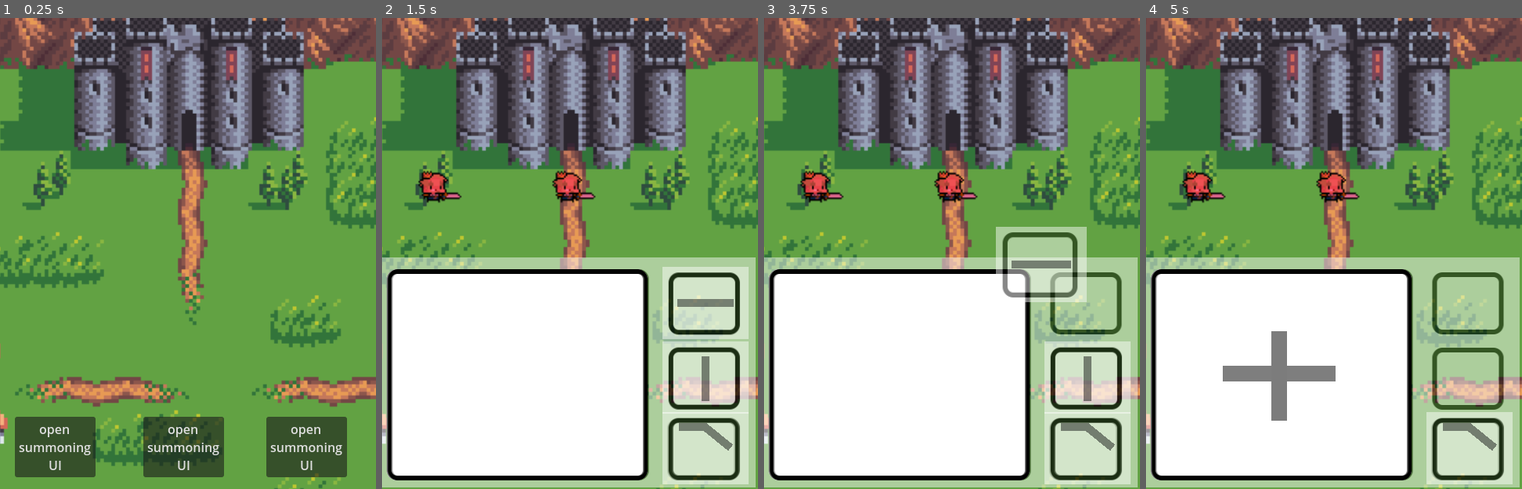
Above: before the commit, frames 1-4 (left to right).
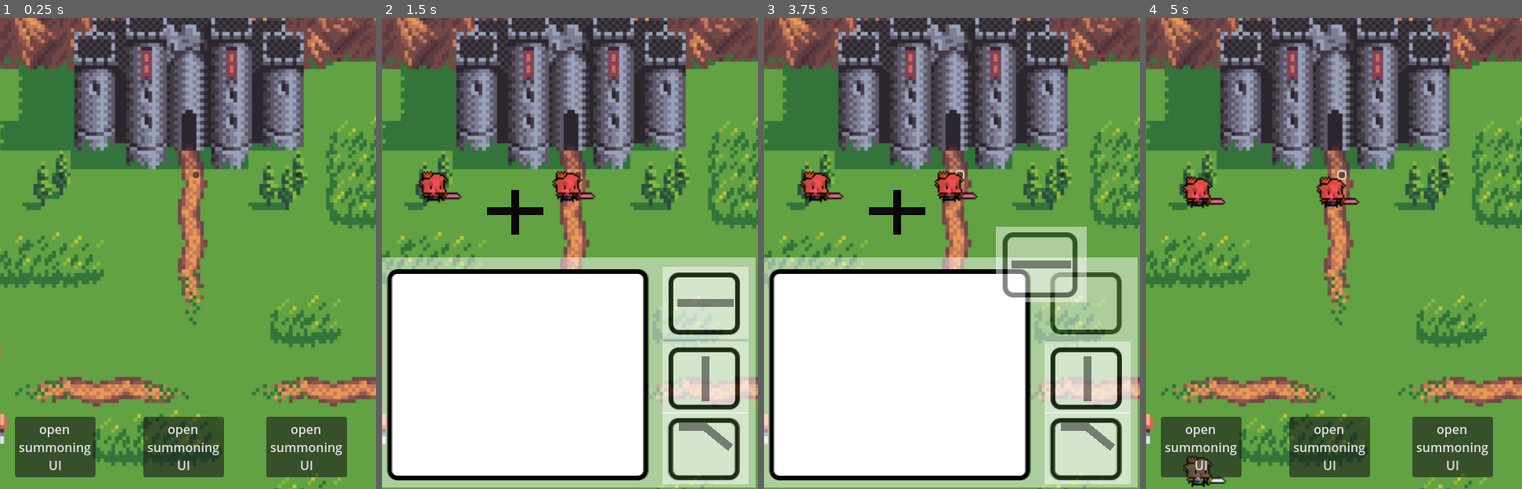
Above: after the commit, the same moments.

Repository: roverem/ludum-dare-55
Game: Godot game, scene res://game.tscn
The game is run twice, just before and just after one commit, with the same random seed, the same clock (stepped at 60 frames per second) and the same inputs.
Inputs (mouse positions are in pixels of both pictures, inside the frame that each line leads up to):
- Up to frame 1 (0.25 s): no input
- Up to frame 2 (1.5 s): click (577, 173) at 0.52 s; click "open summoning UI" at 1.25 s
- Up to frame 3 (3.75 s): click (959, 173) at 2.02 s; click (959, 173) at 2.77 s; tap Enter at 3.5 s; drag from (1087, 305) to (952, 187) at 3.52 s
- Up to frame 4 (5 s): drag from (1469, 375) to (1334, 187) at 4.27 s

The runs differ from the first frame. In frame 1, less than 0.1% of the frame differs, in the area x 15-81%, y 32-34%; in frame 2, 0.5%; in frame 3, 0.5%; in frame 4, 49%, in the area x 0-100%, y 32-100%.

Commit message:
progress

Diff:
--- a/panel/Rune.gd
+++ /dev/null
@@ -1,18 +0,0 @@
-class_name Rune
-extends Sprite2D
-
-@onready var lines:Node2D = $Lines
-
-var is_spawning = false
-
-func add_line(line:Line2D):
-	lines.add_child(line)
-	if get_child_count() == 3:
-		is_spawning = true
-
-func _ready():
-	lines.scale = Vector2(2,2);
-	pass
-
-func _process(delta):
-	pass
--- /dev/null
+++ b/panel/Stones.gd
@@ -0,0 +1,12 @@
+class_name Stones
+extends Sprite2D
+
+
+# Called when the node enters the scene tree for the first time.
+func _ready():
+	pass # Replace with function body.
+
+
+# Called every frame. 'delta' is the elapsed time since the previous frame.
+func _process(delta):
+	pass
--- a/panel/TestLines.tscn
+++ /dev/null
@@ -1,13 +0,0 @@
-[gd_scene load_steps=4 format=3 uid="uid://bjgog3e84rtyb"]
-
-[ext_resource type="PackedScene" uid="uid://c3yccfc6xw127" path="res://panel/line_1.tscn" id="1_71e2q"]
-[ext_resource type="PackedScene" uid="uid://b60uj3ecxalpg" path="res://panel/line_2.tscn" id="2_jxmob"]
-[ext_resource type="PackedScene" uid="uid://buy41xyjdgrlq" path="res://panel/line_3.tscn" id="3_wqpg7"]
-
-[node name="TestLines" type="Node2D"]
-
-[node name="Line1" parent="." instance=ExtResource("1_71e2q")]
-
-[node name="Line2" parent="." instance=ExtResource("2_jxmob")]
-
-[node name="Line3" parent="Line2" instance=ExtResource("3_wqpg7")]
--- /dev/null
+++ b/panel/lines/All_Lines.tres
@@ -0,0 +1,10 @@
+[gd_resource type="Resource" script_class="AllLinesResource" load_steps=5 format=3 uid="uid://bk5blejmrrg7b"]
+
+[ext_resource type="Script" path="res://panel/lines/All_Lines_resource.gd" id="1_2bvo1"]
+[ext_resource type="PackedScene" uid="uid://c3yccfc6xw127" path="res://panel/lines/line_1.tscn" id="1_3vb7w"]
+[ext_resource type="PackedScene" uid="uid://b60uj3ecxalpg" path="res://panel/lines/line_2.tscn" id="2_eahlf"]
+[ext_resource type="PackedScene" uid="uid://buy41xyjdgrlq" path="res://panel/lines/line_3.tscn" id="3_xwdy8"]
+
+[resource]
+script = ExtResource("1_2bvo1")
+lines = Array[PackedScene]([ExtResource("1_3vb7w"), ExtResource("2_eahlf"), ExtResource("3_xwdy8")])
--- /dev/null
+++ b/panel/lines/All_Lines_resource.gd
@@ -0,0 +1,5 @@
+extends Resource
+
+class_name AllLinesResource
+
+@export var lines:Array[PackedScene]
--- /dev/null
+++ b/panel/lines/TestLines.tscn
@@ -0,0 +1,13 @@
+[gd_scene load_steps=4 format=3 uid="uid://bjgog3e84rtyb"]
+
+[ext_resource type="PackedScene" uid="uid://c3yccfc6xw127" path="res://panel/lines/line_1.tscn" id="1_71e2q"]
+[ext_resource type="PackedScene" uid="uid://b60uj3ecxalpg" path="res://panel/lines/line_2.tscn" id="2_jxmob"]
+[ext_resource type="PackedScene" uid="uid://buy41xyjdgrlq" path="res://panel/lines/line_3.tscn" id="3_wqpg7"]
+
+[node name="TestLines" type="Node2D"]
+
+[node name="Line1" parent="." instance=ExtResource("1_71e2q")]
+
+[node name="Line2" parent="." instance=ExtResource("2_jxmob")]
+
+[node name="Line3" parent="Line2" instance=ExtResource("3_wqpg7")]
--- a/panel/panel.gd
+++ b/panel/panel.gd
@@ -7,7 +7,7 @@
 @onready var center_btn:Button = $CenterButton;
 @onready var right_btn:Button = $RightButton;
 
-@onready var _stones:Sprite2D = $Stones;
+@onready var _stones:Stones = $Stones;
 @onready var _rune:Rune = $Rune
 
 var current_lines:Array[PackedScene];
@@ -35,15 +35,17 @@
 
 func _on_dropped(line:PackedScene):
 
-	var line_ins = line.instantiate()
 	current_lines.append(line);
-	_rune.add_line(line_ins)
+	_rune.add_line(line)
 
 	if _rune.is_spawning:
 		confirm_spawn.emit();
 		_show_buttons();
+		_reset();
 
-
+func _reset():
+	_rune.reset();
+	current_lines = [];
 
 func _on_left_btn():
 	_trigger_click(_left_spawner);
@@ -53,7 +55,6 @@
 
 func _on_right_btn():
 	_trigger_click(_right_spawner);
-
 
 func _trigger_click(spawner:Spawner):
 	button_clicked.emit(spawner);
--- a/panel/panel.tscn
+++ b/panel/panel.tscn
@@ -1,15 +1,12 @@
-[gd_scene load_steps=9 format=3 uid="uid://cp54kh41jj70m"]
+[gd_scene load_steps=8 format=3 uid="uid://cp54kh41jj70m"]
 
 [ext_resource type="Texture2D" uid="uid://c78vvxnxs7vvj" path="res://panel/panel_drawing.png" id="1_21pkk"]
 [ext_resource type="Script" path="res://panel/panel.gd" id="1_xg510"]
-[ext_resource type="PackedScene" uid="uid://g00ong545pei" path="res://panel/stone.tscn" id="3_3vak4"]
-[ext_resource type="Script" path="res://panel/Rune.gd" id="3_ubmoh"]
-[ext_resource type="PackedScene" uid="uid://b60uj3ecxalpg" path="res://panel/line_2.tscn" id="4_3jcq2"]
-[ext_resource type="PackedScene" uid="uid://buy41xyjdgrlq" path="res://panel/line_3.tscn" id="5_gah57"]
-[ext_resource type="Texture2D" uid="uid://fnhltj1dghp6" path="res://panel/rune.png" id="6_2cw0n"]
-
-[sub_resource type="RectangleShape2D" id="RectangleShape2D_dhmv8"]
-size = Vector2(337, 273)
+[ext_resource type="PackedScene" uid="uid://cxubb5u016ja0" path="res://panel/rune/rune.tscn" id="2_7uye3"]
+[ext_resource type="PackedScene" uid="uid://g00ong545pei" path="res://panel/stone/stone.tscn" id="3_3vak4"]
+[ext_resource type="PackedScene" uid="uid://b60uj3ecxalpg" path="res://panel/lines/line_2.tscn" id="4_3jcq2"]
+[ext_resource type="Script" path="res://panel/Stones.gd" id="4_7gyfi"]
+[ext_resource type="PackedScene" uid="uid://buy41xyjdgrlq" path="res://panel/lines/line_3.tscn" id="5_gah57"]
 
 [node name="Panel" type="Node2D" node_paths=PackedStringArray("_stone_1", "_stone_2", "_stone_3")]
 script = ExtResource("1_xg510")
@@ -47,34 +44,21 @@
 UI"
 metadata/_edit_use_anchors_ = true
 
-[node name="Rune" type="Sprite2D" parent="."]
-position = Vector2(-1, -0.5)
-texture = ExtResource("6_2cw0n")
-script = ExtResource("3_ubmoh")
-
-[node name="Area2D" type="Area2D" parent="Rune" groups=["dropable"]]
-
-[node name="CollisionShape2D" type="CollisionShape2D" parent="Rune/Area2D"]
-position = Vector2(2.5, -0.5)
-shape = SubResource("RectangleShape2D_dhmv8")
-
-[node name="Lines" type="Node2D" parent="Rune"]
+[node name="Rune" parent="." instance=ExtResource("2_7uye3")]
 
 [node name="Stones" type="Sprite2D" parent="."]
 modulate = Color(1, 1, 1, 0.470588)
 position = Vector2(67, -2.5)
 texture = ExtResource("1_21pkk")
+script = ExtResource("4_7gyfi")
 
-[node name="stone_1" parent="Stones" node_paths=PackedStringArray("dropable_area") instance=ExtResource("3_3vak4")]
+[node name="stone_1" parent="Stones" instance=ExtResource("3_3vak4")]
 position = Vector2(175, -88)
-dropable_area = NodePath("../../Rune/Area2D")
 
-[node name="stone_2" parent="Stones" node_paths=PackedStringArray("dropable_area") instance=ExtResource("3_3vak4")]
+[node name="stone_2" parent="Stones" instance=ExtResource("3_3vak4")]
 position = Vector2(175, 7)
 line = ExtResource("4_3jcq2")
-dropable_area = NodePath("../../Rune/Area2D")
 
-[node name="stone_3" parent="Stones" node_paths=PackedStringArray("dropable_area") instance=ExtResource("3_3vak4")]
+[node name="stone_3" parent="Stones" instance=ExtResource("3_3vak4")]
 position = Vector2(175, 97)
 line = ExtResource("5_gah57")
-dropable_area = NodePath("../../Rune/Area2D")
--- /dev/null
+++ b/panel/rune/Rune.gd
@@ -0,0 +1,49 @@
+class_name Rune
+extends Sprite2D
+
+@onready var lines:Node2D = $LinesDrawing
+@onready var lines_ref:Node2D = $LineReference
+
+@export var curr_completed:RuneCompletedResource;
+
+var line_instances:Array[PackedScene]
+
+var is_spawning = false
+
+func add_line(line:PackedScene):
+	line_instances.append(line)
+	var line_ins = line.instantiate()
+	lines.add_child(line_ins)
+	_check_lines();
+
+
+func _ready():
+	print(curr_completed.all_lines.lines);
+	print(curr_completed.completed)
+	line_instances = []
+
+	for linePack in curr_completed.completed:
+		lines_ref.add_child( linePack.instantiate() )
+
+	lines.scale = Vector2(2,2);
+
+func _check_lines():
+	#if lines.get_child_count() == 3:
+	var matched:int = 0;
+	var to_match:int = len(curr_completed.completed);
+
+	for l in line_instances:
+		var matches:bool = false;
+		for i in curr_completed.completed:
+			if l == i:
+				matched += 1
+
+	if matched == to_match:
+		is_spawning = true
+
+func reset():
+	line_instances = [];
+	for c in lines_ref.get_children():
+		lines_ref.remove_child(c);
+	for c2 in lines.get_children():
+		lines.remove_child(c2)
--- /dev/null
+++ b/panel/rune/RuneCompleted.gd
@@ -0,0 +1,7 @@
+extends Resource
+
+class_name RuneCompletedResource
+
+@export var completed:Array[PackedScene]
+
+var all_lines:AllLinesResource = preload("res://panel/lines/All_Lines.tres")
--- /dev/null
+++ b/panel/rune/rune.tscn
@@ -0,0 +1,25 @@
+[gd_scene load_steps=5 format=3 uid="uid://cxubb5u016ja0"]
+
+[ext_resource type="Texture2D" uid="uid://fnhltj1dghp6" path="res://panel/rune/rune.png" id="1_3iu7t"]
+[ext_resource type="Script" path="res://panel/rune/Rune.gd" id="2_sgi5v"]
+[ext_resource type="Resource" uid="uid://etx4ht6ginye" path="res://panel/rune/rune_1.tres" id="3_qsso3"]
+
+[sub_resource type="RectangleShape2D" id="RectangleShape2D_dhmv8"]
+size = Vector2(337, 273)
+
+[node name="Rune" type="Sprite2D"]
+position = Vector2(-1, -0.5)
+texture = ExtResource("1_3iu7t")
+script = ExtResource("2_sgi5v")
+curr_completed = ExtResource("3_qsso3")
+
+[node name="Area2D" type="Area2D" parent="." groups=["dropable"]]
+
+[node name="CollisionShape2D" type="CollisionShape2D" parent="Area2D"]
+position = Vector2(2.5, -0.5)
+shape = SubResource("RectangleShape2D_dhmv8")
+
+[node name="LinesDrawing" type="Node2D" parent="."]
+
+[node name="LineReference" type="Node2D" parent="."]
+position = Vector2(0, -207.5)
--- /dev/null
+++ b/panel/rune/rune_1.tres
@@ -0,0 +1,9 @@
+[gd_resource type="Resource" script_class="RuneCompletedResource" load_steps=4 format=3 uid="uid://etx4ht6ginye"]
+
+[ext_resource type="Script" path="res://panel/rune/RuneCompleted.gd" id="1_6psya"]
+[ext_resource type="PackedScene" uid="uid://c3yccfc6xw127" path="res://panel/lines/line_1.tscn" id="1_gnrlr"]
+[ext_resource type="PackedScene" uid="uid://b60uj3ecxalpg" path="res://panel/lines/line_2.tscn" id="2_jj7kw"]
+
+[resource]
+script = ExtResource("1_6psya")
+completed = Array[PackedScene]([ExtResource("1_gnrlr"), ExtResource("2_jj7kw")])
--- a/panel/stone.tscn
+++ /dev/null
@@ -1,19 +0,0 @@
-[gd_scene load_steps=5 format=3 uid="uid://g00ong545pei"]
-
-[ext_resource type="Texture2D" uid="uid://lhw4ypenmb68" path="res://panel/stone.png" id="1_6snsm"]
-[ext_resource type="Script" path="res://panel/stone.gd" id="2_2roud"]
-[ext_resource type="PackedScene" uid="uid://c3yccfc6xw127" path="res://panel/line_1.tscn" id="2_b5c77"]
-
-[sub_resource type="RectangleShape2D" id="RectangleShape2D_yefr8"]
-size = Vector2(82, 73)
-
-[node name="Node2D" type="Sprite2D"]
-texture = ExtResource("1_6snsm")
-script = ExtResource("2_2roud")
-line = ExtResource("2_b5c77")
-
-[node name="Area2D" type="Area2D" parent="."]
-position = Vector2(-1, 0)
-
-[node name="CollisionShape2D" type="CollisionShape2D" parent="Area2D"]
-shape = SubResource("RectangleShape2D_yefr8")
--- /dev/null
+++ b/panel/stone/stone.tscn
@@ -0,0 +1,19 @@
+[gd_scene load_steps=5 format=3 uid="uid://g00ong545pei"]
+
+[ext_resource type="Texture2D" uid="uid://lhw4ypenmb68" path="res://panel/stone/stone.png" id="1_bf0mt"]
+[ext_resource type="Script" path="res://panel/stone/stone.gd" id="2_jlkkh"]
+[ext_resource type="PackedScene" uid="uid://c3yccfc6xw127" path="res://panel/lines/line_1.tscn" id="3_nmqk8"]
+
+[sub_resource type="RectangleShape2D" id="RectangleShape2D_yefr8"]
+size = Vector2(82, 73)
+
+[node name="Node2D" type="Sprite2D"]
+texture = ExtResource("1_bf0mt")
+script = ExtResource("2_jlkkh")
+line = ExtResource("3_nmqk8")
+
+[node name="Area2D" type="Area2D" parent="."]
+position = Vector2(-1, 0)
+
+[node name="CollisionShape2D" type="CollisionShape2D" parent="Area2D"]
+shape = SubResource("RectangleShape2D_yefr8")
--- a/spawner/spawn_timer.tscn
+++ b/spawner/spawn_timer.tscn
@@ -10,3 +10,7 @@
 
 [node name="Timer" type="Timer" parent="."]
 wait_time = 3.625
+
+[node name="Button" type="Button" parent="."]
+offset_right = 8.0
+offset_bottom = 8.0
Not shown, added: export/index.apple-touch-icon.png.import
Not shown, added: export/index.icon.png.import
Not shown, added: export/index.png.import
Not shown, added: export_presets.cfg
Renamed: panel/line_1.tscn -> panel/lines/line_1.tscn
Renamed: panel/line_2.tscn -> panel/lines/line_2.tscn
Renamed: panel/line_3.tscn -> panel/lines/line_3.tscn
Not shown, removed: panel/rune.png.import
Renamed: panel/rune.png -> panel/rune/rune.png
Not shown, added: panel/rune/rune.png.import
Not shown, removed: panel/stone.png.import
Renamed: panel/stone.gd -> panel/stone/stone.gd
(and 10 more such lines)
